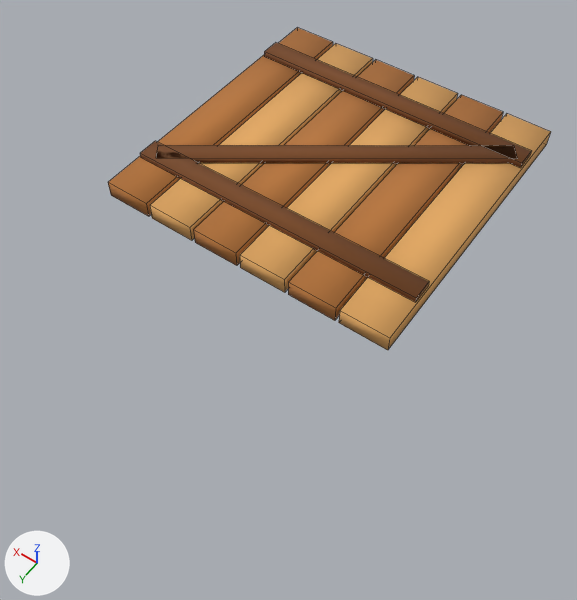
A saved change to the Blender file assets_src/construcoes/piso_madeira.blend.
One viewpoint serves both versions: a camera (50 mm lens) standing at (-3.89, 4.46, 8.83) and looking at (-0.22, -0.69, 0.75). Arrows for +X, +Y and +Z are at lower left; the lights stay in place. The first picture is the older version. Mesh edges are drawn as thin lines. Objects named as collision shapes, trigger or cutter boxes, shadow casters or lower levels of detail are left out.

Names of what the first picture shows: 'piso_madeira'.
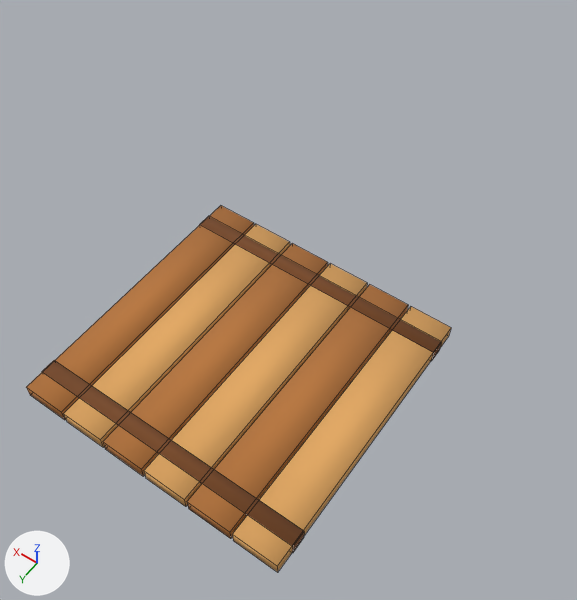
The edits, one by one:
me_piso_madeira is used by ob_piso_madeira; location (-1.67, 0.0, 2.0).
me_piso_madeira had 72 vertices, 54 faces and spanned x -0.31..3.64, y -3.98..-0.02, z -0.11..0.18.
me_piso_madeira now has 64 vertices, 48 faces and spans x -1.99..1.99, y -1.99..1.99, z -0.1..0.1.
me_piso_madeira part 1: the loose piece of 8 vertices spanning x -0.31..0.31, y -3.98..-0.02, z -0.11..0.11 is moved by (-1.67, 2.0, 0.0).
me_piso_madeira part 2: the loose piece of 8 vertices spanning x 0.36..0.97, y -3.98..-0.02, z -0.11..0.11 is moved by (-1.67, 2.0, 0.0).
me_piso_madeira part 3: the loose piece of 8 vertices spanning x 1.02..1.64, y -3.98..-0.02, z -0.11..0.11 is moved by (-1.67, 2.0, 0.0).
me_piso_madeira part 4: the loose piece of 8 vertices spanning x 1.69..2.31, y -3.98..-0.02, z -0.11..0.11 is moved by (-1.67, 2.0, 0.0).
me_piso_madeira part 5: the loose piece of 8 vertices spanning x 2.36..2.97, y -3.98..-0.02, z -0.11..0.11 is moved by (-1.67, 2.0, 0.0).
me_piso_madeira part 6: the loose piece of 8 vertices spanning x 3.02..3.64, y -3.98..-0.02, z -0.11..0.11 is moved by (-1.67, 2.0, 0.0).
me_piso_madeira part 7: a new loose piece, a box spanning x -1.99..1.99, y -1.71..-1.49, z -0.1..0.1, in mat_m_paleta_ventania (picture img_paleta_ventania_png).
me_piso_madeira part 8: a new loose piece, a box spanning x -1.99..1.99, y 1.49..1.71, z -0.1..0.1, in mat_m_paleta_ventania (picture img_paleta_ventania_png).
me_piso_madeira part 9: the loose piece of 8 vertices spanning x -0.2..3.54, y -3.38..-0.62, z 0.1..0.18 is deleted.
me_piso_madeira part 10: the loose piece of 8 vertices spanning x -0.28..3.62, y -3.42..-3.14, z 0.1..0.18 is deleted.
me_piso_madeira part 11: the loose piece of 8 vertices spanning x -0.28..3.62, y -0.86..-0.58, z 0.1..0.18 is deleted.
Object 'piso_madeira' (ob_piso_madeira) moves from (-1.67, 0.0, 2.0) to (0.0, 0.0, 0.0).

Location of each change, (x1, y1, x2, y2) in pixels of the pictures (577 x 600 px; the box of a moved part takes in the faces that stretch with it):
'piso_madeira', reshaped, moved (14% taller): before (108, 28, 551, 350); after (26, 206, 451, 572)
part 1 of me_piso_madeira, moved or reshaped: before (339, 114, 551, 350); after (232, 306, 451, 572)
part 2 of me_piso_madeira, moved or reshaped: before (288, 95, 503, 321); after (187, 284, 408, 539)
part 3 of me_piso_madeira, moved or reshaped: before (240, 77, 458, 293); after (144, 264, 367, 507)
part 4 of me_piso_madeira, moved or reshaped: before (193, 60, 414, 266); after (103, 243, 328, 476)
part 5 of me_piso_madeira, moved or reshaped: before (150, 43, 373, 241); after (63, 224, 290, 447)
part 6 of me_piso_madeira, moved or reshaped: before (108, 28, 333, 216); after (26, 206, 254, 420)
part 7 of me_piso_madeira, added: after (199, 216, 441, 361)
part 8 of me_piso_madeira, added: after (42, 360, 304, 553)
part 9 of me_piso_madeira, deleted (brown): before (156, 145, 517, 164)
part 10 of me_piso_madeira, deleted (brown): before (264, 43, 531, 167)
part 11 of me_piso_madeira, deleted (brown): before (140, 141, 429, 302)
